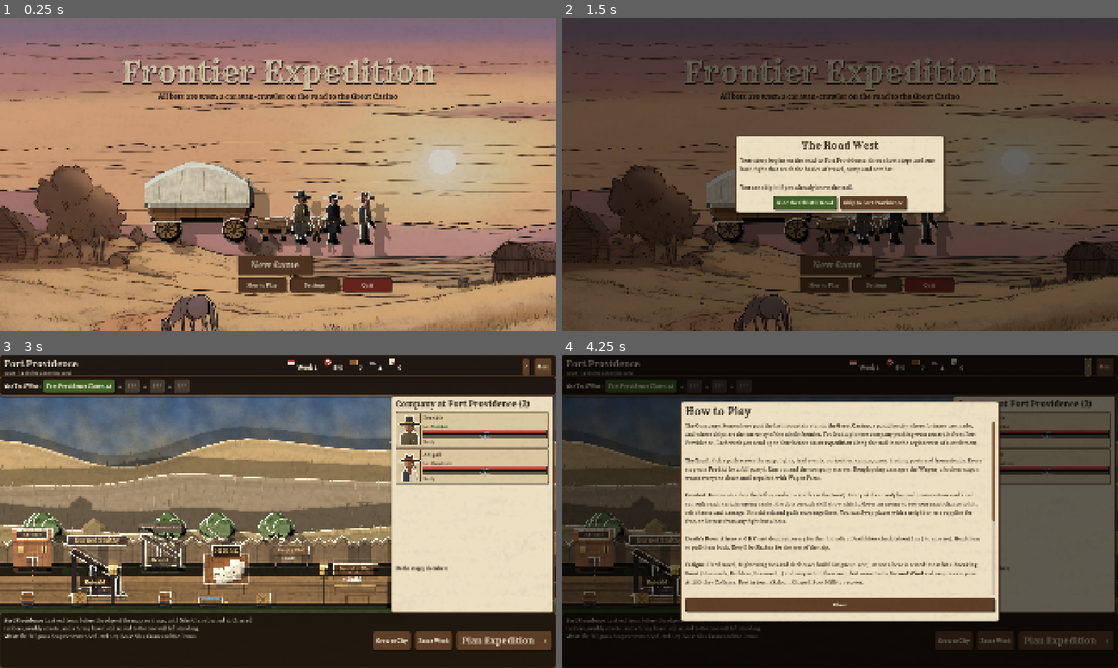
Above: before the commit, frames 1-4 (two rows, left to right).
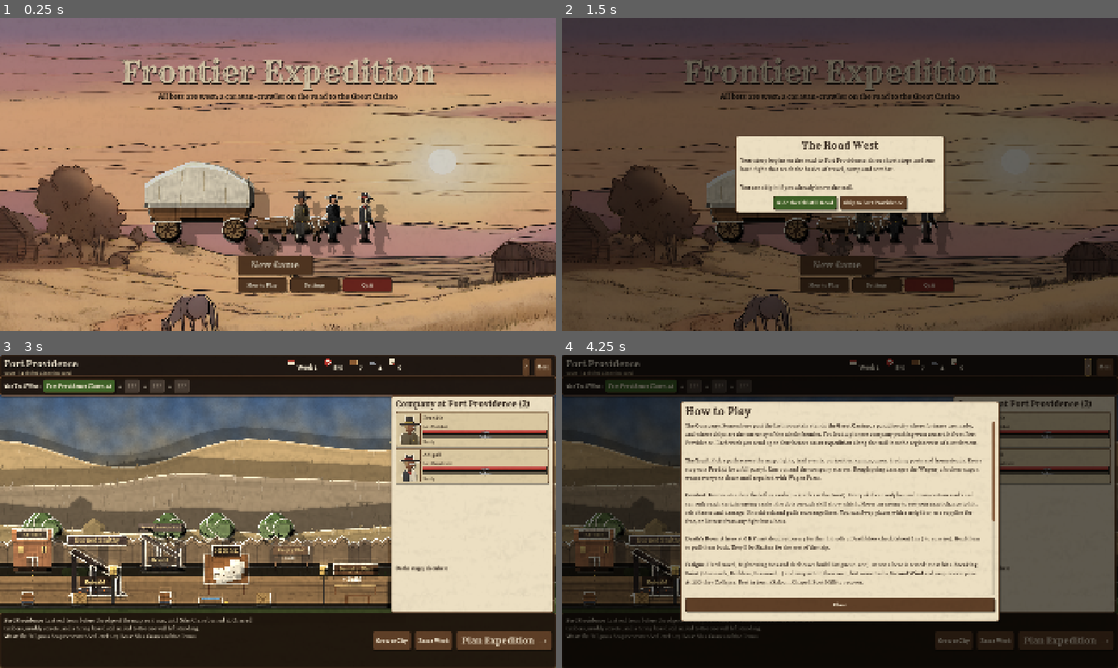
Above: after the commit, the same moments.

Repository: ChadFinancials/frontier-expedition
Game: Godot game, scene res://scenes/main.tscn
The game is run twice, just before and just after one commit, with the same random seed, the same clock (stepped at 60 frames per second) and the same inputs.
Inputs:
- Up to frame 1 (0.25 s): no input
- Up to frame 2 (1.5 s): click "New Game" at 0.5 s; click "New Game" at 1.25 s
- Up to frame 3 (3 s): click "Skip to Fort Providence" at 2 s; click "Continue" at 2.75 s
- Up to frame 4 (4.25 s): click "?" at 3.5 s

The runs differ from the first frame. In frame 1, 0.5% of the frame differs, in the area x 52-71%, y 54-76%; in frame 2, 0.1%; in frame 3, 0.1%; in frame 4, nothing differs.

Commit message:
Drawn characters: thinner paper edge, richer shading, cartoon faces with expressions
Owner verdict: the paper edge was a halo, so the art pass now runs at edge 1.8 instead of 4.0, with finer hatching, a stronger sculpt gradient, an inset contour inside each piece and cross-hatch on the shadow side. Render pass only: no geometry, no look data, no new shapes. Style 0 still reproduces the original numbers for A/B.

Faces: face_style 2 is the approved look, two white oval eyes with black pupils and a small mouth, with brows, eye openness and mouth shape changing per pose so one face covers every pose. The trick that made it work was using the engine's own shadow and paper-edge passes instead of hand-drawing the effect, then pushing the face far enough forward to break the head silhouette. Mask plates were rejected.

New shot scenarios: figure_ab, face_shift, face_pose.

Diff:
--- a/scripts/debug/shots.gd
+++ b/scripts/debug/shots.gd
@@ -52,6 +52,113 @@
 					root.add_child(f)
 				var l := UI.lbl(ids[i], 20, "Bold")
 				l.position = f.position + Vector2(-80, 20)
+				root.add_child(l)
+		"face_shift":
+			# The approved face at four forward offsets, to pick how far off the head it sits.
+			await main.goto("menu", {}, true)
+			main.screen.queue_free()
+			var root := Control.new()
+			root.set_anchors_preset(Control.PRESET_FULL_RECT)
+			main.add_child(root)
+			var bgc := ColorRect.new()
+			bgc.color = Color("#8a7a5e")
+			bgc.set_anchors_preset(Control.PRESET_FULL_RECT)
+			root.add_child(bgc)
+			var shifts: Array = [9.0, 6.0, 4.0, 2.0]
+			for i in shifts.size():
+				var f := Figure.new()
+				f.crafted = true
+				f.face_shift = float(shifts[i])
+				f.setup(DB.classes["marshal"].look, 7, 1)
+				f.scale *= 1.9
+				f.position = Vector2(300 + i * 400, 700)
+				root.add_child(f)
+				var txt: String = "shift %.0f" % float(shifts[i])
+				var l := UI.lbl(txt, 22, "Bold")
+				l.position = Vector2(250 + i * 400, 716)
+				root.add_child(l)
+		"face_pose":
+			# The approved face across every pose, so the brows and mouth can be judged.
+			await main.goto("menu", {}, true)
+			main.screen.queue_free()
+			var root := Control.new()
+			root.set_anchors_preset(Control.PRESET_FULL_RECT)
+			main.add_child(root)
+			var bgc := ColorRect.new()
+			bgc.color = Color("#8a7a5e")
+			bgc.set_anchors_preset(Control.PRESET_FULL_RECT)
+			root.add_child(bgc)
+			var poses: Array = ["idle", "windup", "strike", "aim", "cast", "hurt", "dead"]
+			for i in poses.size():
+				var f := Figure.new()
+				f.crafted = true
+				f.setup(DB.classes["marshal"].look, 7, 1)
+				f.set_pose(str(poses[i]))
+				f.scale *= 1.5
+				var col: int = i % 4
+				var row: int = i / 4
+				f.position = Vector2(280 + col * 420, 520 + row * 520)
+				root.add_child(f)
+				var l := UI.lbl(str(poses[i]), 22, "Bold")
+				l.position = Vector2(220 + col * 420, 536 + row * 520)
+				root.add_child(l)
+		"face_ab":
+			# One Marshal face four ways, top row at lineup scale and bottom row at combat
+			# scale, to show whether the hovering cartoon face survives being small.
+			await main.goto("menu", {}, true)
+			main.screen.queue_free()
+			var root := Control.new()
+			root.set_anchors_preset(Control.PRESET_FULL_RECT)
+			main.add_child(root)
+			var bgc := ColorRect.new()
+			bgc.color = Color("#8a7a5e")
+			bgc.set_anchors_preset(Control.PRESET_FULL_RECT)
+			root.add_child(bgc)
+			var labels: Array = ["ORIGINAL", "FACE 1 hover", "FACE 2 buttons", "FACE 3 mask"]
+			for row in 2:
+				var sc: float = 1.9 if row == 0 else 1.15
+				var feet: float = 430.0 + row * 430.0
+				for i in 4:
+					var f := Figure.new()
+					f.crafted = true
+					f.face_style = i
+					f.setup(DB.classes["marshal"].look, 7, 1)
+					f.scale *= sc
+					f.position = Vector2(300 + i * 400, feet)
+					root.add_child(f)
+					if row == 0:
+						var txt: String = labels[i]
+						var l := UI.lbl(txt, 20, "Bold")
+						l.position = Vector2(190 + i * 400, feet + 16.0)
+						root.add_child(l)
+				var tag: String = "lineup scale 1.9" if row == 0 else "combat scale 1.15"
+				var t := UI.lbl(tag, 20, "Bold")
+				t.position = Vector2(20, feet + 16.0)
+				root.add_child(t)
+		"figure_ab":
+			# One Marshal drawn four ways, left to right: the current look, then the three
+			# art variants. Compare the cream border and the shading.
+			await main.goto("menu", {}, true)
+			main.screen.queue_free()
+			var root := Control.new()
+			root.set_anchors_preset(Control.PRESET_FULL_RECT)
+			main.add_child(root)
+			var bgc := ColorRect.new()
+			bgc.color = Color("#8a7a5e")
+			bgc.set_anchors_preset(Control.PRESET_FULL_RECT)
+			root.add_child(bgc)
+			var labels: Array = ["BEFORE  style 0", "V1  thin edge", "V2  finer + inset", "V3  cross-hatch"]
+			for i in 4:
+				var f := Figure.new()
+				f.crafted = true
+				f.style = i
+				f.setup(DB.classes["marshal"].look, 7, 1)
+				f.position = Vector2(300 + i * 400, 900)
+				f.scale *= 1.7
+				root.add_child(f)
+				var txt: String = labels[i]
+				var l := UI.lbl(txt, 22, "Bold")
+				l.position = Vector2(170 + i * 400, 930)
 				root.add_child(l)
 		"settlement":
 			await main.goto("settlement", {"index": 0}, true)
--- a/scripts/visual/figure.gd
+++ b/scripts/visual/figure.gd
@@ -23,6 +23,19 @@
 var idle_anim: bool = true
 var height_px: float = 200.0       # nominal height of a normal human at scale 1
 var crafted: bool = PaperFX.enabled   # paper-theater detail: sculpted shading and pencil hatching
+
+## Art pass variant. 3 is the approved look: thin edge, fine hatching, inset contours and
+## cross-hatch. 0 is the original look, kept so a before/after can still be drawn.
+## 1 thin edge, 2 adds inset contours, 3 adds cross-hatch on top. See docs/ART_PIPELINE.md.
+var style: int = 3
+
+## Face variant. 0 is the original nose, brow and eye. 2 is the approved cartoon face:
+## two button eyes with a paper edge and a small mouth, expression changing with the pose.
+## See docs/ART_PIPELINE.md.
+var face_style: int = 2
+## How far forward of the head centre the face sits, in local pixels. Lower is closer to
+## the face. 9 read as poking off the front; the approved value is nearer 4.
+var face_shift: float = 4.0
 
 var _shapes: Array = []
 var _t: float = 0.0
@@ -110,7 +123,7 @@
 	for s in _shapes:
 		if s.get("glow", false) or s.get("no_edge", false):
 			continue
-		_draw_shape(s, PAPER, Vector2.ZERO, 4.0)
+		_draw_shape(s, PAPER, Vector2.ZERO, _edge_w())
 	# Fill pass.
 	for s in _shapes:
 		if crafted and not s.get("glow", false):
@@ -137,6 +150,58 @@
 		if out.is_empty() or out[out.size() - 1].distance_squared_to(p) > 0.01:
 			out.append(p)
 	return out
+
+
+## The cream paper border drawn under every piece. The original 4.0 doubles to an 8px
+## outline, which read as a white halo around the character.
+func _edge_w() -> float:
+	match style:
+		1: return 1.6
+		2: return 1.4
+		3: return 1.8
+		_: return 4.0
+
+
+## Spacing of the pencil hatch lines. Finer means denser texture.
+func _hatch_step() -> float:
+	match style:
+		1: return 5.0
+		2: return 4.0
+		3: return 3.4
+		_: return 6.0
+
+
+## Small pieces pick up hatching too once the density is worth it.
+func _hatch_min_area() -> float:
+	return 520.0 if style >= 2 else 900.0
+
+
+func _hatch_alpha() -> float:
+	return 0.30 if style == 1 else 0.35
+
+
+## How far the sculpt gradient falls into shadow at the bottom right.
+func _sculpt_dark() -> float:
+	match style:
+		1: return 0.13
+		2: return 0.16
+		3: return 0.21
+		_: return 0.16
+
+
+## An inset copy of the outline, read as a second layer of cut paper. Styles 2 and up.
+func _inset_contour(pts: PackedVector2Array, c: Color) -> void:
+	if style < 2 or pts.size() < 3:
+		return
+	var ctr := Vector2.ZERO
+	for p in pts:
+		ctr += p
+	ctr /= float(pts.size())
+	var inner := PackedVector2Array()
+	for p in pts:
+		inner.append(ctr + (p - ctr) * 0.86)
+	inner.append(inner[0])
+	draw_polyline(clean_line(inner), Color(c.darkened(0.34), 0.5 * c.a), 1.0, true)
 
 
 func _draw_shape(s: Dictionary, c: Color, off: Vector2, edge: float) -> void:
@@ -196,17 +261,19 @@
 				return
 			var bb := _bounds(pts)
 			var cols := PackedColorArray()
+			var dk := _sculpt_dark()
 			for p in pts:
 				var tx := (p.x - bb.position.x) / maxf(1.0, bb.size.x)
 				if facing < 0:
 					tx = 1.0 - tx
 				var ty := (p.y - bb.position.y) / maxf(1.0, bb.size.y)
 				var t := clampf(tx * 0.45 + ty * 0.55, 0.0, 1.0)
-				cols.append(c.lightened(0.1 * (1.0 - t)).darkened(0.16 * t))
+				cols.append(c.lightened(dk * 0.62 * (1.0 - t)).darkened(dk * t))
 			draw_polygon(pts, cols)
+			_inset_contour(pts, c)
 			for h in s.get("hatch", []):
 				if Vector2(h[0]).distance_squared_to(h[1]) > 0.25:
-					draw_line(h[0], h[1], Color(c.darkened(0.45), 0.35 * c.a), 1.3, true)
+					draw_line(h[0], h[1], Color(c.darkened(0.45), _hatch_alpha() * c.a), 1.1 if style >= 2 else 1.3, true)
 		"circle":
 			if not Vector2(s.p).is_finite() or float(s.r) < 0.5:
 				return
@@ -233,10 +300,10 @@
 		var bb := _bounds(pts)
 		if not bb.is_finite() or bb.size.x > 4000.0 or bb.size.y > 4000.0:
 			continue
-		if bb.size.x * bb.size.y < 900.0 or bb.size.x < 14.0:
+		if bb.size.x * bb.size.y < _hatch_min_area() or bb.size.x < 14.0:
 			continue
 		var segs: Array = []
-		var step := 6.0
+		var step := _hatch_step()
 		var x := bb.position.x - bb.size.y
 		while x < bb.end.x:
 			var a := Vector2(x, bb.end.y)
@@ -252,6 +319,23 @@
 				if tx * 0.45 + ty * 0.55 > 0.62:
 					segs.append([piece[0], piece[piece.size() - 1]])
 			x += step
+		if style >= 3:
+			# Cross-hatch: the mirror sweep, so the deepest shadow gets a second direction.
+			var x2 := bb.position.x - bb.size.y
+			while x2 < bb.end.x:
+				var a2 := Vector2(x2, bb.position.y)
+				var b2 := Vector2(x2 + bb.size.y * 0.8, bb.end.y)
+				for piece2 in Geometry2D.intersect_polyline_with_polygon(PackedVector2Array([a2, b2]), pts):
+					if piece2.size() < 2:
+						continue
+					var mid2: Vector2 = (piece2[0] + piece2[piece2.size() - 1]) / 2.0
+					var tx2 := (mid2.x - bb.position.x) / bb.size.x
+					if facing < 0:
+						tx2 = 1.0 - tx2
+					var ty2 := (mid2.y - bb.position.y) / bb.size.y
+					if tx2 * 0.45 + ty2 * 0.55 > 0.78:
+						segs.append([piece2[0], piece2[piece2.size() - 1]])
+				x2 += step * 1.6
 		s["hatch"] = segs
 
 
@@ -487,16 +571,19 @@
 		_poly([Vector2(8, -175), Vector2(20, -174), Vector2(22, -169), Vector2(8, -171)], _hair.darkened(0.1))
 	if extra == "bandana_mask":
 		_poly([Vector2(-8, -178), Vector2(19, -178), Vector2(18, -166), Vector2(4, -160), Vector2(-8, -166)], accent)
-	# Face: nose, brow and eye.
-	_poly([head + Vector2(13, -3), head + Vector2(20, 4), head + Vector2(13, 6)], _skin.darkened(0.12), {"no_edge": true})
-	_line([head + Vector2(4, -10), head + Vector2(13, -9)], 2.0, _hair.darkened(0.2), {"no_edge": true})
-	if crafted:
-		# A storybook eye with a white, and a touch of color in the cheek.
-		_circle(head + Vector2(3, 5), 4.0, Color(0.85, 0.35, 0.3, 0.22), {"no_edge": true})
-		_circle(head + Vector2(8, -4), 3.6, Color("#f4efe4"), {"no_edge": true})
-		_circle(head + Vector2(9, -4), 2.2, Color("#1a1210"), {"no_edge": true})
+	# Face: nose, brow and eye. Styles 1 to 3 replace this with a hovering cartoon face.
+	if face_style <= 0:
+		_poly([head + Vector2(13, -3), head + Vector2(20, 4), head + Vector2(13, 6)], _skin.darkened(0.12), {"no_edge": true})
+		_line([head + Vector2(4, -10), head + Vector2(13, -9)], 2.0, _hair.darkened(0.2), {"no_edge": true})
+		if crafted:
+			# A storybook eye with a white, and a touch of color in the cheek.
+			_circle(head + Vector2(3, 5), 4.0, Color(0.85, 0.35, 0.3, 0.22), {"no_edge": true})
+			_circle(head + Vector2(8, -4), 3.6, Color("#f4efe4"), {"no_edge": true})
+			_circle(head + Vector2(9, -4), 2.2, Color("#1a1210"), {"no_edge": true})
+		else:
+			_circle(head + Vector2(8, -4), 2.2, Color("#1a1210"), {"no_edge": true})
 	else:
-		_circle(head + Vector2(8, -4), 2.2, Color("#1a1210"), {"no_edge": true})
+		_face(head)
 	if extra == "spectacles":
 		_circle(head + Vector2(9, -4), 5.0, Color(0.8, 0.85, 0.9, 0.5), {"no_edge": true})
 		_line([head + Vector2(4, -4), head + Vector2(14, -4)], 1.5, DARK_METAL, {"no_edge": true})
@@ -542,6 +629,68 @@
 	_line([shoulder, mid, hand], 12.0 if front else 11.0, c)
 	_circle(hand, 6.5, _skin if front else _skin.darkened(0.2))
 
+
+## Cartoon faces. The whole group is pushed a few pixels forward along the facing
+## direction and carries a soft shadow, which is what makes it read as hovering off the
+## head instead of being painted on it.
+## Brow, eye and mouth settings per pose, so the same face reads differently in each.
+## brow: vertical brow offset. brow_ang: tilt, positive tips the inner end down.
+## eye: 1.0 open, lower is squinting, 0.0 draws a closed line. mouth: shape name.
+func _face_expr() -> Dictionary:
+	match pose:
+		"windup": return {"brow": -3.0, "brow_ang": -0.6, "eye": 1.15, "mouth": "open"}
+		"strike": return {"brow": 1.5, "brow_ang": 0.7, "eye": 0.85, "mouth": "shout"}
+		"aim": return {"brow": 0.0, "brow_ang": 0.3, "eye": 0.95, "mouth": "flat"}
+		"cast": return {"brow": -2.0, "brow_ang": -0.25, "eye": 0.3, "mouth": "open"}
+		"hurt": return {"brow": 2.5, "brow_ang": -0.8, "eye": 0.35, "mouth": "frown"}
+		"dead": return {"brow": 0.0, "brow_ang": 0.0, "eye": 0.0, "mouth": "flat"}
+		_: return {"brow": -1.0, "brow_ang": 0.0, "eye": 1.0, "mouth": "smile"}
+
+
+## The cartoon face: two button eyes, each with its own paper edge so it sits proud of the
+## skin, plus a mouth. No plate, no mask: that read as a white blob over the face.
+func _face(head: Vector2) -> void:
+	if face_style != 2:
+		return
+	var ink := Color("#1a1210")
+	var white := Color("#f4efe4")
+	var fwd := Vector2(face_shift * facing, 1.0)
+	var e := _face_expr()
+	var eye_scale: float = float(e["eye"])
+	var brow_dy: float = float(e["brow"])
+	var brow_ang: float = float(e["brow_ang"])
+	var mouth: String = str(e["mouth"])
+	# Eyes. Closed draws a line instead of a circle.
+	for side in 2:
+		var ex: float = 1.0 if side == 0 else 11.0
+		if eye_scale <= 0.06:
+			_line([head + fwd + Vector2(ex - 2, -3), head + fwd + Vector2(ex + 2, -3)], 1.8, ink, {"no_edge": true})
+		else:
+			# A white oval with a black pupil, not the reverse, and a touch smaller. A black
+			# disc with a white speck read as a hole rather than an eye.
+			var rx: float = (3.5 if side == 0 else 2.9) * eye_scale
+			var ry: float = (4.0 if side == 0 else 3.4) * eye_scale
+			_poly(ellipse(head + fwd + Vector2(ex, -3), rx, ry, 14), white, {"no_edge": true})
+			_circle(head + fwd + Vector2(ex + 0.5, -3), maxf(0.8, 1.3 * eye_scale), ink, {"no_edge": true})
+	# Brows, tilted by brow_ang so the expression reads even when the eyes are tiny.
+	var by: float = -11.0 + brow_dy
+	var tilt: float = brow_ang * 3.0
+	_line([head + fwd + Vector2(-1, by + tilt), head + fwd + Vector2(5, by - tilt)], 1.8, _hair.darkened(0.2), {"no_edge": true})
+	_line([head + fwd + Vector2(8, by - tilt), head + fwd + Vector2(14, by + tilt)], 1.8, _hair.darkened(0.2), {"no_edge": true})
+	# Mouth.
+	var my: float = 7.0
+	match mouth:
+		"flat":
+			_line([head + fwd + Vector2(-1, my), head + fwd + Vector2(11, my)], 2.0, ink, {"no_edge": true})
+		"open":
+			_poly(ellipse(head + fwd + Vector2(5, my + 1), 3.2, 4.0, 12), ink, {"no_edge": true})
+		"shout":
+			_poly(ellipse(head + fwd + Vector2(5, my + 2), 4.6, 5.6, 14), ink, {"no_edge": true})
+			_poly(ellipse(head + fwd + Vector2(5, my + 3), 2.6, 2.6, 12), Color("#7d3b3b"), {"no_edge": true})
+		"frown":
+			_line([head + fwd + Vector2(-1, my + 3), head + fwd + Vector2(5, my - 1), head + fwd + Vector2(11, my + 3)], 2.0, ink, {"no_edge": true})
+		_:
+			_line([head + fwd + Vector2(-1, my - 1), head + fwd + Vector2(5, my + 3), head + fwd + Vector2(11, my - 1)], 2.0, ink, {"no_edge": true})
 
 func _hat(head: Vector2) -> void:
 	var hat: String = look.get("hat", "none")
Not shown, changed: docs/ART_PIPELINE.md
